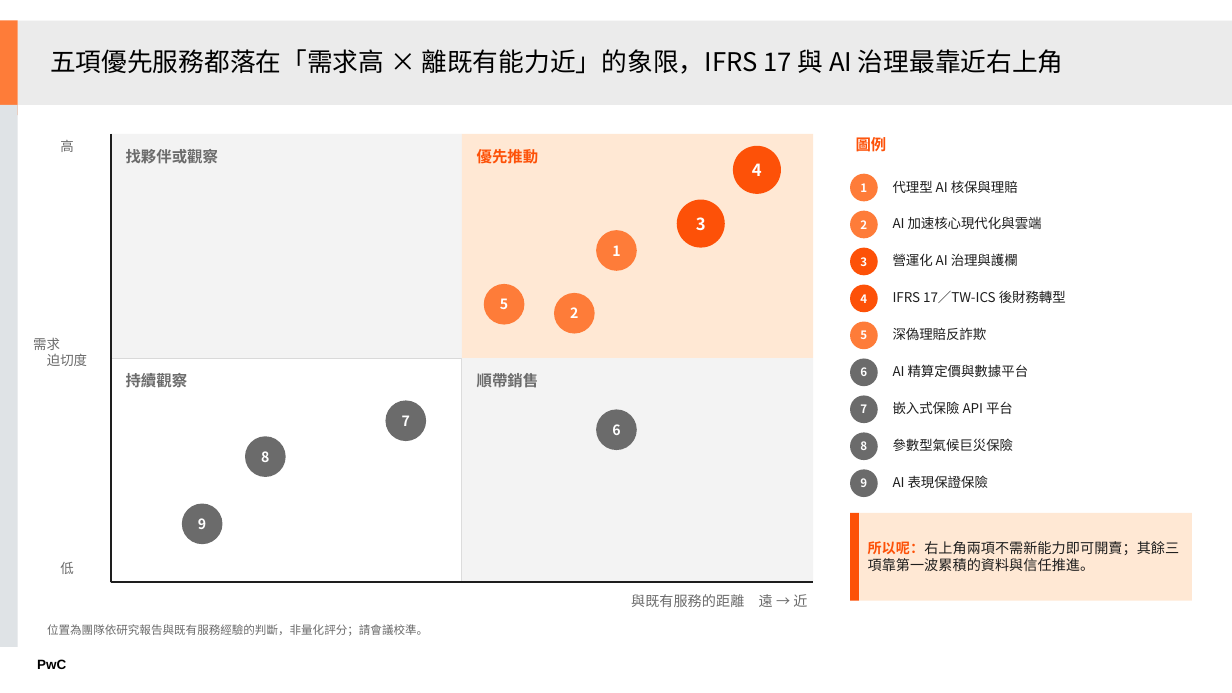
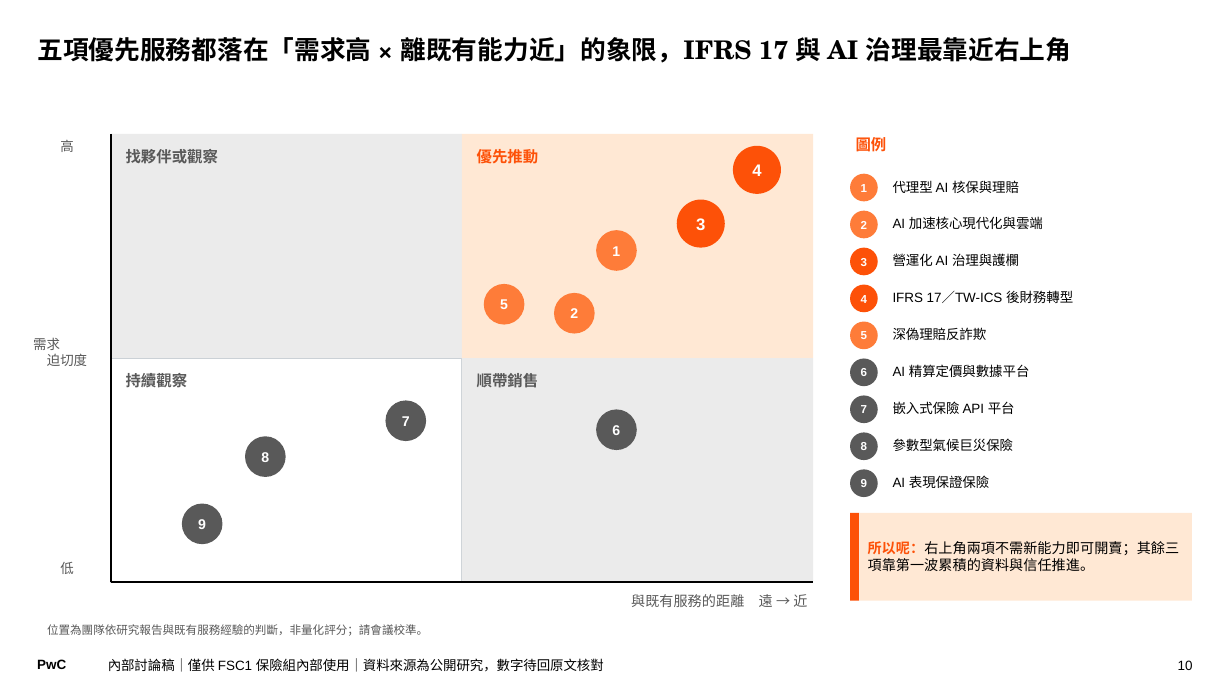
Before and after one commit to Robshao/PwC_FSC1, a slide deck: slide 10 of research/insurtech-2026/保險科技服務優先順序_會議簡報.pptx. Drawn at 1232x693 pixels with LibreOffice and Linux fonts; fonts in the diff are those of the drawing. Boxes give left, top, right and bottom in pixels: in the first picture for what was removed or moved away, otherwise in the second. Text is boxed around its words. In the diff, an @@ line names an element or a change of style, - is before the commit and + after.

```diff
--- a/research/insurtech-2026/保險科技服務優先順序_會議簡報.pptx
+++ b/research/insurtech-2026/保險科技服務優先順序_會議簡報.pptx
@@ rectangle removed at (0,20,18,115) @@
@@ rectangle removed at (18,20,1232,104) @@
@@ title "五項優先服務都落在「需求高 × 離既有能力近」的象限，IFRS 17 與 ...": place and size @@
-title "五項優先服務都落在「需求高 × 離既有能力近」的象限，IFRS 17 與 ..." at (50,49,1064,74)
+title "五項優先服務都落在「需求高 × 離既有能力近」的象限，IFRS 17 與 ..." at (37,37,1072,63)
@@ title "五項優先服務都落在「需求高 × 離既有能力近」的象限，IFRS 17 與 ..." at (37,37,1072,63): font Noto Sans CJK TC to TeX Gyre Schola, bold on; line spacing 0.85 to 0.9; vertical alignment middle to top @@
@@ rectangle removed at (0,105,18,648) @@
@@ rectangle at (111,134,462,358): fill #F3F3F3 to #EBEBEB @@
@@ line (111, 134) - (111, 582): stroke #1E1E1E 1.25 pt to #000000 1.25 pt @@
@@ ellipse "3" at (677,200,725,248): font Noto Sans CJK TC to Arial @@
@@ rectangle at (111,359,462,582): outline #D9D9D9 0.75 pt to #CBD1D6 0.75 pt @@
@@ rectangle at (462,359,813,582): fill #F3F3F3 to #EBEBEB @@
@@ font Noto Sans CJK TC to Arial; fill #6B6B6B to #595959 in 8 elements at (596,409,637,450), (385,400,426,441), (245,436,286,477), (182,504,223,544), (850,359,878,386), (850,396,878,423), (850,433,878,460), (850,470,878,497) @@
@@ font Noto Sans CJK TC to Arial, text colour #1E1E1E to #000000 in 9 elements at (893,180,1019,193), (893,216,1043,229), (893,253,1019,266), (893,290,1073,303), (893,327,987,340), (893,364,1030,377), (893,401,1015,414), (893,438,1014,451), (893,475,989,488) @@
@@ rectangle "所以呢：右上角兩項不需新能力即可開賣；其餘三項靠第一波累積的資料與信任推進。" at (860,513,1192,601): font Noto Sans CJK TC to Arial; text colour #1E1E1E to #000000 in "所以呢：右上角兩項不需新能力即可開賣；其餘三項靠第一波累積的資料與信任推進。" @@
@@ text "與既有服務的距離 遠 → 近" at (631,594,807,607): font Noto Sans CJK TC to Noto Sans CJK SC, text colour #6B6B6B to #595959 @@
@@ line (111, 582) - (813, 582): stroke #1E1E1E 1.25 pt to #000000 1.25 pt @@
@@ font Noto Sans CJK TC to Arial, text colour #6B6B6B to #595959 in 7 elements at (126,149,218,163), (126,371,188,391), (477,373,539,387), (33,338,87,366), (60,140,73,152), (60,562,73,574), (47,624,428,636) @@
@@ text added at (108,658,604,672), 10.5 pt, text #000000 @@
+內部討論稿｜僅供 FSC1 保險組內部使用｜資料來源為公開研究，數字待回原文核對
@@ page number added at (1178,660,1193,670), 10.5 pt, text #000000 @@
+10
```
Also in this commit, not shown: 23 other slides changed, 9 other files.
